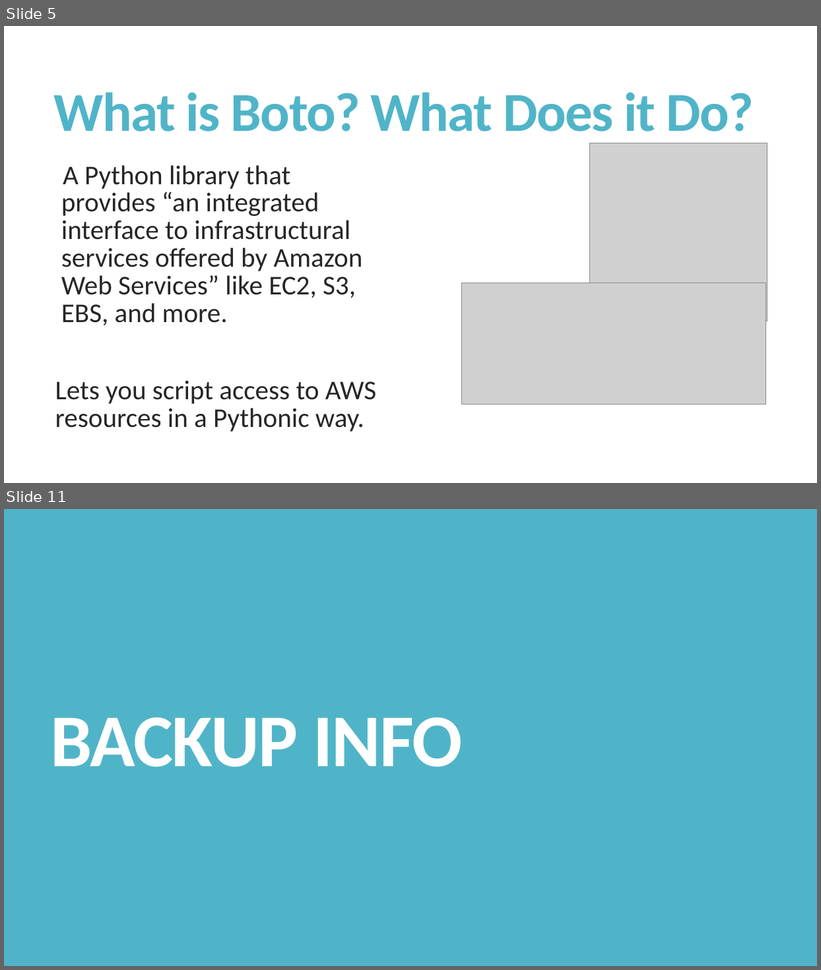
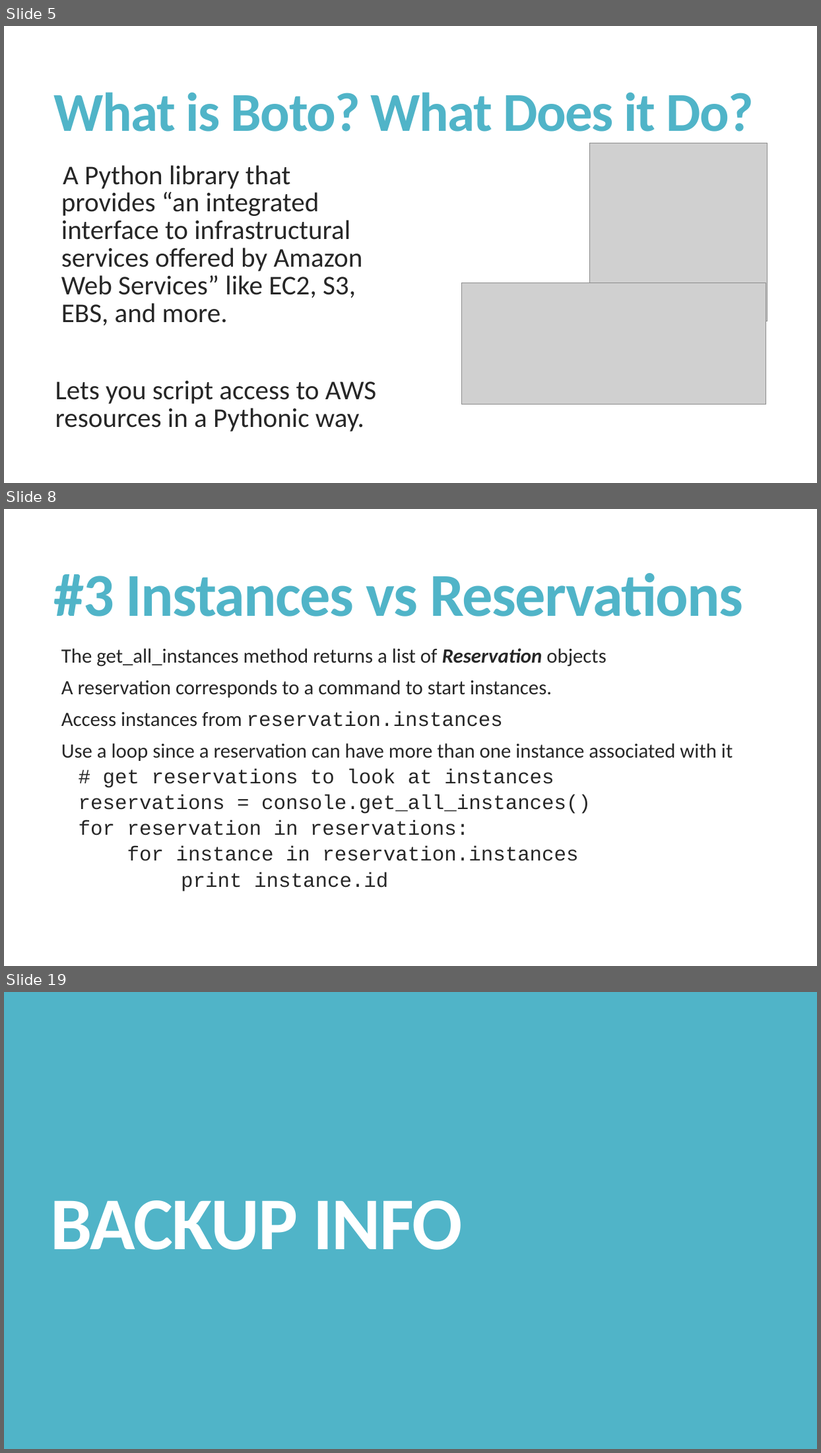
Before and after one commit to managedkaos/aws-scripts, a slide deck: Tips for Automating AWS with Python and Boto.pptx. Shown one above the other, each under a label of ours: slides 5 and 11 before the commit, slides 5, 8 and 19 after it; the slides between them are not shown. The pictures are 821x970 and 821x1453 pixels, drawn with LibreOffice and Linux fonts; fonts in the diff are those of the drawing; grey boxes stand for pictures. Boxes give left, top, right and bottom in pixels: in the first picture for what was removed or moved away, otherwise in the second. Text is boxed around its words. In the diff, an @@ line names an element or a change of style, - is before the commit and + after.

```diff
--- a/Tips for Automating AWS with Python and Boto.pptx
+++ b/Tips for Automating AWS with Python and Boto.pptx
@@ slide 8 added at box(4, 509, 817, 966), background #FFFFFF @@
@@ title added at box(54, 573, 743, 617), 72 pt, text #50B4C8, bold @@
+#3 Instances vs Reservations
@@ text added at box(61, 648, 733, 892), 24 pt, text #262626 @@
+  The get_all_instances method returns a list of Reservation objects
+  A reservation corresponds to a command to start instances.
+    Access instances from reservation.instances
+  Use a loop since a reservation can have more than one instance associated with it
+    # get reservations to look at instances
+    reservations = console.get_all_instances()
+    for reservation in reservations:
+    for instance in reservation.instances
+          print instance.id
@@ what was slide 11 is now slide 19 @@
```
Also in this commit, not shown: 2 slides changed, 14 other slides added, 6 slides removed.
